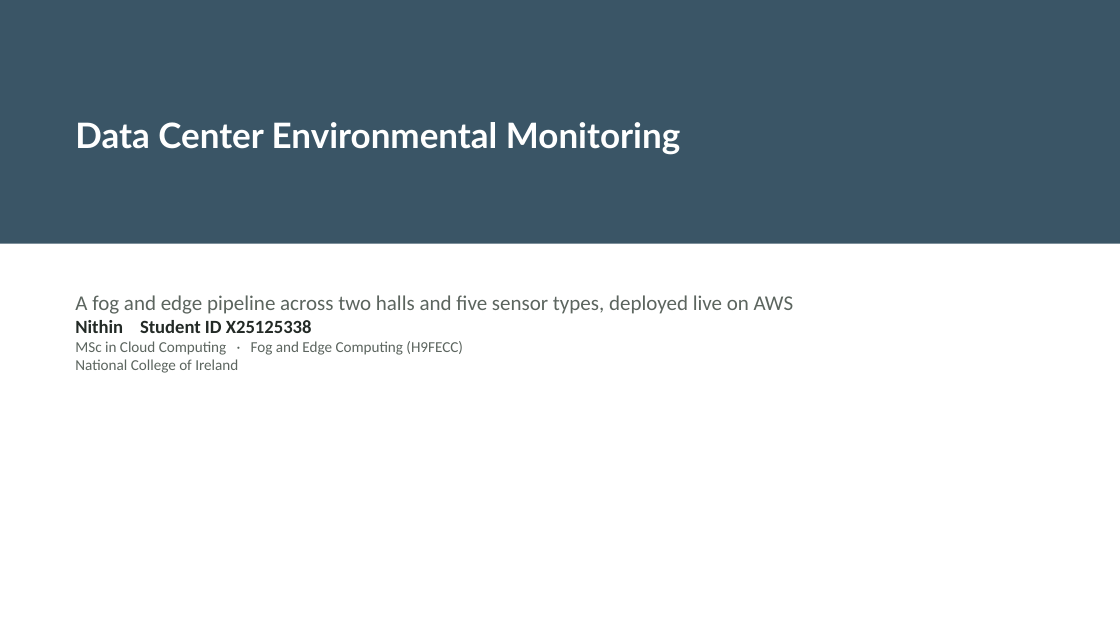
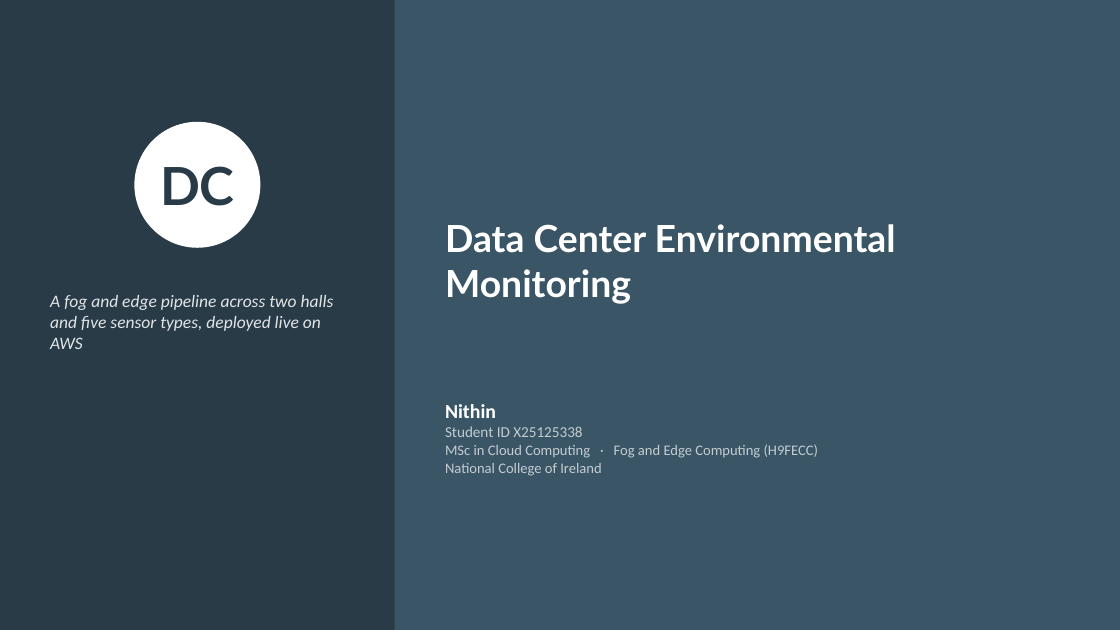
Before and after one commit to valletivarish/FEC_version_2, a slide deck: slide 1 of ppt/X25125338_data-center-environmental-monitoring.pptx. Drawn at 1120x630 pixels with LibreOffice and Linux fonts; fonts in the diff are those of the drawing. Boxes give left, top, right and bottom in pixels: in the first picture for what was removed or moved away, otherwise in the second. Text is boxed around its words. In the diff, an @@ line names an element or a change of style, - is before the commit and + after.

```diff
--- a/ppt/X25125338_data-center-environmental-monitoring.pptx
+++ b/ppt/X25125338_data-center-environmental-monitoring.pptx
@@ rectangle: place and size @@
-rectangle at <box>0,0,1120,244</box>
+rectangle at <box>0,0,1120,630</box>
@@ rectangle added at <box>0,0,395,630</box>, fill #283B47 @@
@@ ellipse added at <box>134,122,260,248</box>, fill #FFFFFF @@
@@ text added at <box>160,166,235,206</box>, 45 pt, text #283B47, bold @@
+DC
@@ text "Data Center Environmental Monitoring": place and size @@
-text "Data Center Environmental Monitoring" at <box>75,122,680,155</box>
+text "Data Center Environmental Monitoring" at <box>445,224,896,304</box>
@@ text "Data Center Environmental Monitoring" at <box>445,224,896,304</box>: size 30 to 32 pt @@
@@ text added at <box>50,295,334,349</box>, 15 pt, text #E1E5E8, italic @@
+A fog and edge pipeline across two halls and five sensor types, deployed live on AWS
@@ text "Nithin": place and size @@
-text "Nithin" at <box>75,295,794,373</box>
+text "Nithin" at <box>445,404,818,476</box>
@@ text at <box>445,404,582,437</box>: text changed; size 18 to 13 pt; text colour #5C655F to #C3CCD1 @@
-A fog and edge pipeline across two halls and five sensor types, deployed live on AWS
-Nithin Student ID X25125338
+Nithin
+Student ID X25125338
@@ text at <box>445,444,818,476</box>: size 13 to 12.5 pt, text colour #5C655F to #C3CCD1 in "MSc in Cloud Computing · Fog and ...", "National College of Ireland" @@
```
Also in this commit, not shown: 24 other files.
